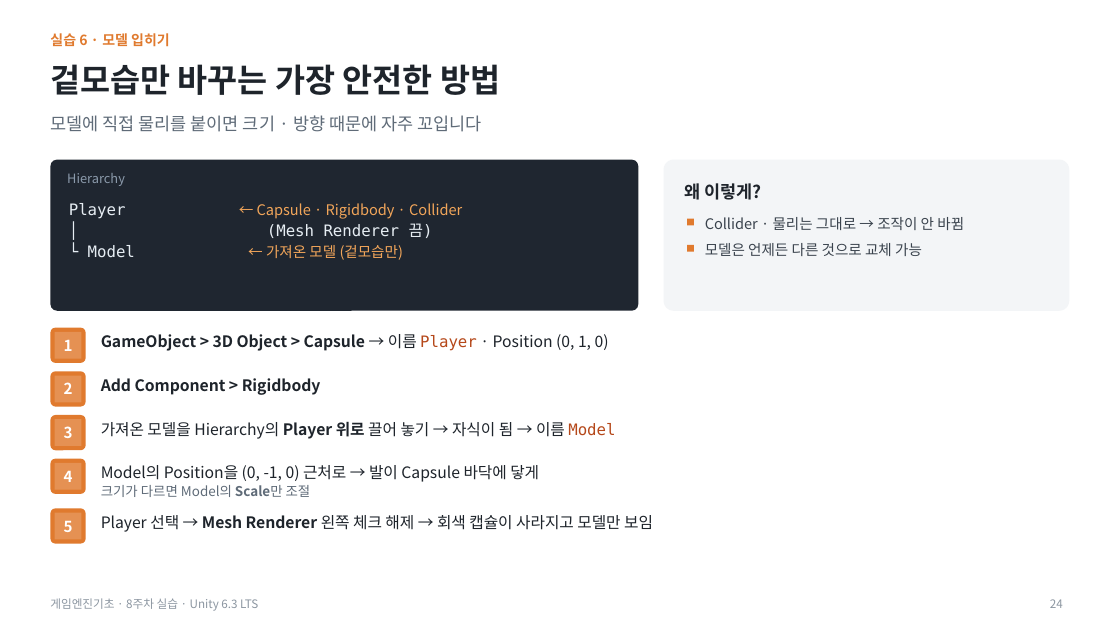
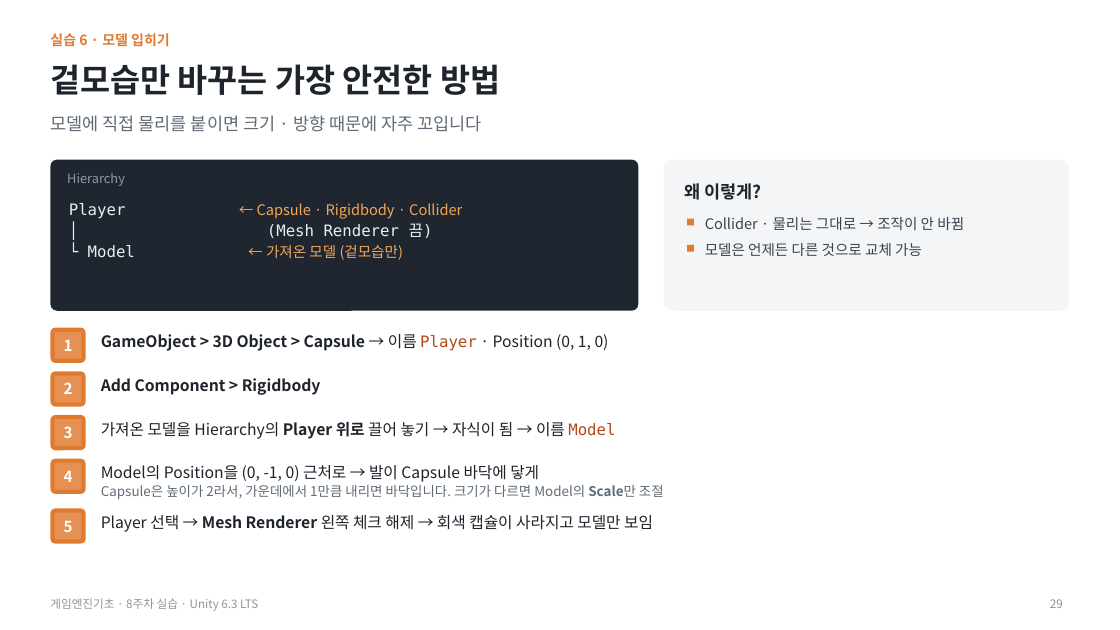
Before and after one commit to iplay-garden/game-engine-basics, a slide deck: slide 29 of 8주차/한국어/게임엔진기초_8주차_오프라인_실습슬라이드.pptx (slide 24 before the commit). Drawn at 1120x630 pixels with LibreOffice and Linux fonts; fonts in the diff are those of the drawing. Boxes give left, top, right and bottom in pixels: in the first picture for what was removed or moved away, otherwise in the second. Text is boxed around its words. In the diff, an @@ line names an element or a change of style, - is before the commit and + after.

```diff
--- a/8주차/한국어/게임엔진기초_8주차_오프라인_실습슬라이드.pptx
+++ b/8주차/한국어/게임엔진기초_8주차_오프라인_실습슬라이드.pptx
@@ text at box(101, 485, 664, 499): text changed @@
-크기가 다르면 Model의 Scale만 조절
+Capsule은 높이가 2라서, 가운데에서 1만큼 내리면 바닥입니다. 크기가 다르면 Model의 Scale만 조절
@@ page number at box(1050, 599, 1063, 608): text changed @@
-24
+29
```
Also in this commit, not shown: 1 other slide changed, 5 slides added, 3 other files.
